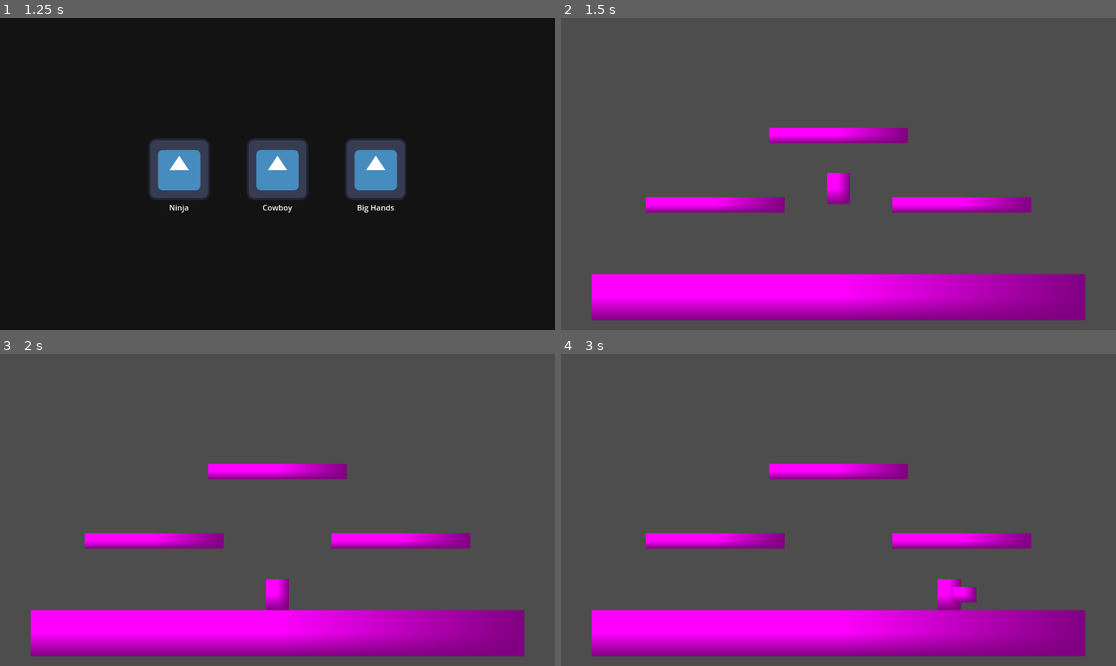
Above: before the commit, frames 1-4 (two rows, left to right).
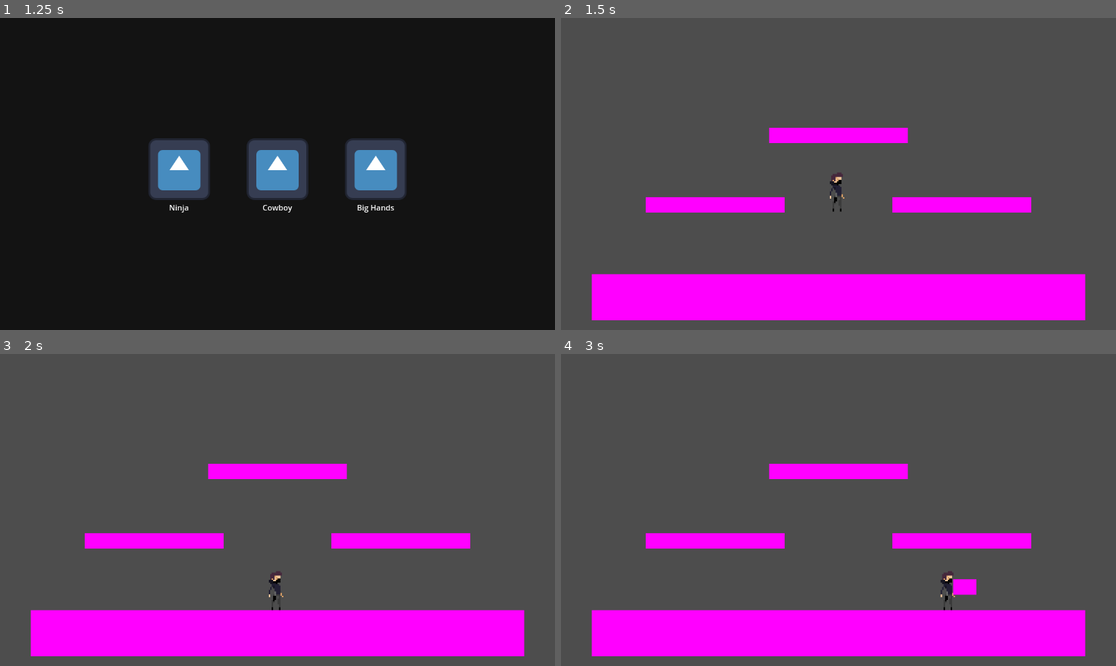
Above: after the commit, the same moments.

Repository: ima-cow/Fighting-game-adv-comp-sci
Game: Godot game, scene res://scenes/level_selector.tscn
Same seed, same stepped clock (60 frames per second), same inputs: the game is played once before the commit and once after it. The engine's default icon, where the game draws it, is replaced by a stand-in: a white triangle on a blue panel in a dark square.
Inputs (mouse positions are in pixels of both pictures, inside the frame that each line leads up to):
- Up to frame 1 (1.25 s): click (177, 167) at 0.5 s
- Up to frame 2 (1.5 s): click (738, 167) at 1.25 s
- Up to frame 3 (2 s): no input
- Up to frame 4 (3 s): tap Enter at 2 s; hold D (move_right) from 2.03 s (still down); tap H (grab) at 2.1 s; tap Space (jump) at 2.27 s; tap U (jab) at 2.3, 2.85 s

Frame 1 is identical in both runs. In frame 2, 11% of the frame differs, in the area x 5-95%, y 35-97%; in frame 3, 11%; in frame 4, 12%.

Commit message:
fixed the sprite

Diff:
--- a/project.godot
+++ b/project.godot
@@ -75,3 +75,7 @@
 [physics]
 
 2d/default_gravity=1960.0
+
+[rendering]
+
+textures/canvas_textures/default_texture_filter=0
--- a/scenes/characters/big_hands.tscn
+++ b/scenes/characters/big_hands.tscn
@@ -2,7 +2,8 @@
 
 [ext_resource type="Script" uid="uid://dmmkpendim0ea" path="res://scripts/player.gd" id="1_qudrh"]
 [ext_resource type="Script" uid="uid://debrlwtgoufjc" path="res://scripts/move_resolver.gd" id="2_8b2gc"]
-[ext_resource type="Texture2D" uid="uid://badw1jk5toe5q" path="res://scenes/characters/FG_Ninja.png" id="2_mc4gd"]
+
+[sub_resource type="PlaceholderTexture2D" id="PlaceholderTexture2D_qudrh"]
 
 [sub_resource type="CapsuleShape2D" id="CapsuleShape2D_k366a"]
 radius = 16.0
@@ -13,14 +14,14 @@
 metadata/SPEED = 0
 metadata/JUMP_SPEED = 0
 
+[node name="Sprite2D" type="Sprite2D" parent="."]
+texture_filter = 1
+position = Vector2(9.53674e-07, 0)
+scale = Vector2(32, 64)
+texture = SubResource("PlaceholderTexture2D_qudrh")
+
 [node name="CollisionShape2D" type="CollisionShape2D" parent="."]
 shape = SubResource("CapsuleShape2D_k366a")
 
-[node name="Sprite2D" type="Sprite2D" parent="."]
-texture_filter = 1
-position = Vector2(3, -7)
-scale = Vector2(2.53735, 2.49679)
-texture = ExtResource("2_mc4gd")
-
 [node name="MoveResolver" type="Node" parent="."]
 script = ExtResource("2_8b2gc")
--- a/scenes/characters/cowboy.tscn
+++ b/scenes/characters/cowboy.tscn
@@ -3,24 +3,23 @@
 [ext_resource type="Script" uid="uid://dmmkpendim0ea" path="res://scripts/player.gd" id="1_w4fov"]
 [ext_resource type="Script" uid="uid://debrlwtgoufjc" path="res://scripts/move_resolver.gd" id="2_qljkb"]
 
+[sub_resource type="PlaceholderTexture2D" id="PlaceholderTexture2D_78yxw"]
+
 [sub_resource type="CapsuleShape2D" id="CapsuleShape2D_k366a"]
 radius = 16.0
 height = 64.0
-
-[sub_resource type="PlaceholderTexture2D" id="PlaceholderTexture2D_78yxw"]
 
 [node name="Ninja" type="CharacterBody2D"]
 script = ExtResource("1_w4fov")
 metadata/SPEED = 0
 metadata/JUMP_SPEED = 0
 
+[node name="Sprite2D" type="Sprite2D" parent="."]
+scale = Vector2(32, 64)
+texture = SubResource("PlaceholderTexture2D_78yxw")
+
 [node name="CollisionShape2D" type="CollisionShape2D" parent="."]
 shape = SubResource("CapsuleShape2D_k366a")
 
-[node name="Sprite2D" type="Sprite2D" parent="."]
-position = Vector2(4.76837e-07, 0)
-scale = Vector2(48, 64)
-texture = SubResource("PlaceholderTexture2D_78yxw")
-
 [node name="MoveResolver" type="Node" parent="."]
 script = ExtResource("2_qljkb")
--- a/scenes/characters/ninja.tscn
+++ b/scenes/characters/ninja.tscn
@@ -2,25 +2,24 @@
 
 [ext_resource type="Script" uid="uid://dmmkpendim0ea" path="res://scripts/player.gd" id="1_got4c"]
 [ext_resource type="Script" uid="uid://debrlwtgoufjc" path="res://scripts/move_resolver.gd" id="2_4i837"]
+[ext_resource type="Texture2D" uid="uid://c0kr2n53oj88i" path="res://assets/FG_Ninja.png" id="2_phu2e"]
 
 [sub_resource type="CapsuleShape2D" id="CapsuleShape2D_k366a"]
 radius = 16.0
-height = 64.0
-
-[sub_resource type="PlaceholderTexture2D" id="PlaceholderTexture2D_78yxw"]
+height = 80.0
 
 [node name="Ninja" type="CharacterBody2D"]
 script = ExtResource("1_got4c")
 metadata/SPEED = 0
 metadata/JUMP_SPEED = 0
 
+[node name="Sprite2D" type="Sprite2D" parent="."]
+scale = Vector2(3, 3)
+texture = ExtResource("2_phu2e")
+
 [node name="CollisionShape2D" type="CollisionShape2D" parent="."]
+position = Vector2(0, 8)
 shape = SubResource("CapsuleShape2D_k366a")
-
-[node name="Sprite2D" type="Sprite2D" parent="."]
-position = Vector2(4.76837e-07, 0)
-scale = Vector2(48, 64)
-texture = SubResource("PlaceholderTexture2D_78yxw")
 
 [node name="MoveResolver" type="Node" parent="."]
 script = ExtResource("2_4i837")
--- a/scripts/move.gd
+++ b/scripts/move.gd
@@ -21,7 +21,7 @@
 	global_position = get_parent().get_parent().global_position
 
 func _process(_delta: float) -> void:
-	if character.get_child(1).flip_h:
+	if character.get_child(0).flip_h:
 		rotation_degrees = 180
 		$Sprite2D.flip_v = true
 	else:
--- a/scripts/stage.gd
+++ b/scripts/stage.gd
@@ -5,9 +5,9 @@
 	$CharacterSelector.queue_free()
 
 func _on_cowboy_button_button_up() -> void:
-	add_child(preload("res://scenes/characters/ninja.tscn").instantiate())
+	add_child(preload("res://scenes/characters/cowboy.tscn").instantiate())
 	$CharacterSelector.queue_free()
 
 func _on_big_hands_button_button_up() -> void:
-	add_child(preload("res://scenes/characters/ninja.tscn").instantiate())
+	add_child(preload("res://scenes/characters/big_hands.tscn").instantiate())
 	$CharacterSelector.queue_free()
Renamed: scripts/FG_Ninja.png -> assets/FG_Ninja.png
Not shown, changed: assets/FG_Ninja.png.import
